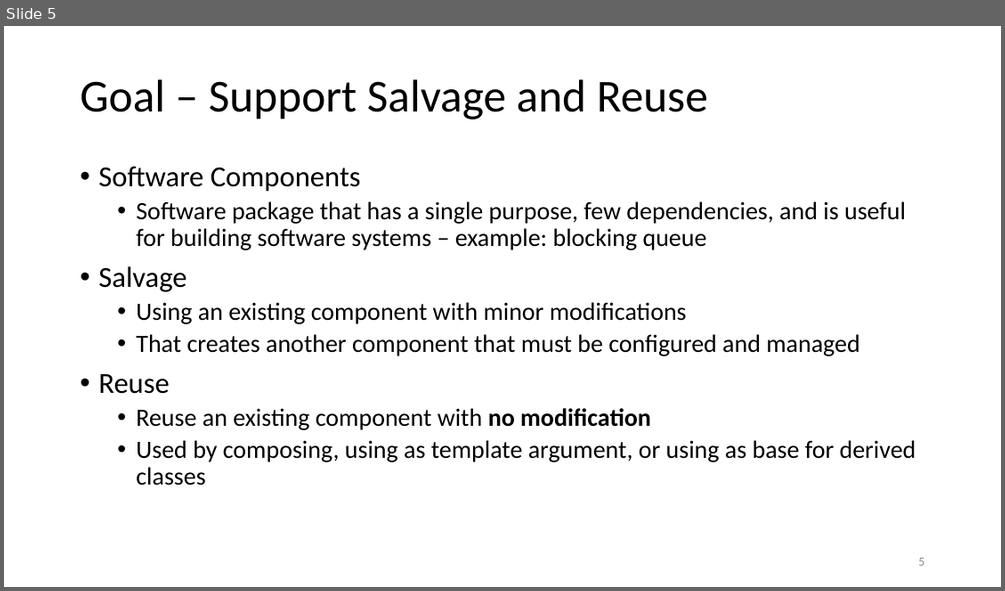
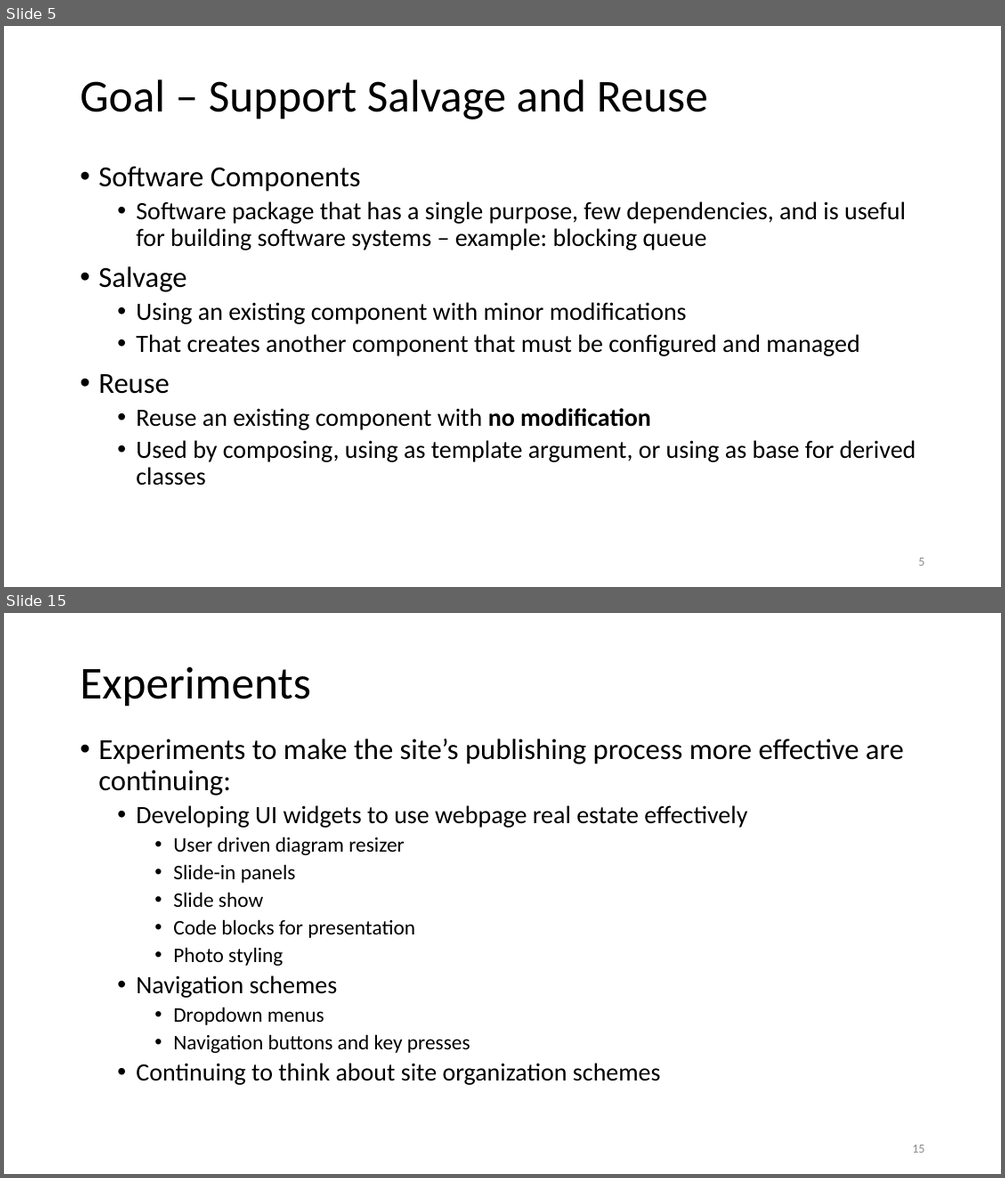
Before and after one commit to JimFawcett/JimFawcett.github.io, a slide deck: Resources/PublishingSourceCode.pptx. Shown one above the other, each under a label of ours: slide 5 before the commit, slides 5 and 15 after it; the slides between them are not shown. The pictures are 1005x591 and 1005x1178 pixels, drawn with LibreOffice and Linux fonts; fonts in the diff are those of the drawing. Boxes give left, top, right and bottom in pixels: in the first picture for what was removed or moved away, otherwise in the second. Text is boxed around its words. In the diff, an @@ line names an element or a change of style, - is before the commit and + after.

Commit message:
finished powerpoint presentation publishing code

```diff
--- a/Resources/PublishingSourceCode.pptx
+++ b/Resources/PublishingSourceCode.pptx
@@ slide 15 added at [4, 613, 1001, 1174], background #FFFFFF @@
@@ title added at [80, 666, 311, 706], 44 pt, text #000000 @@
+Experiments
@@ text added at [98, 738, 904, 1085], 20 pt, text #000000 @@
+• Experiments to make the site’s publishing process more effective are continuing:
+  • Developing UI widgets to use webpage real estate effectively
+    • User driven diagram resizer
+    • Slide-in panels
+    • Slide show
+    • Code blocks for presentation
+    • Photo styling
+  • Navigation schemes
+    • Dropdown menus
+    • Navigation buttons and key presses
+  • Continuing to think about site organization schemes
@@ page number added at [912, 1144, 924, 1152], 12 pt, text #8C8C8C @@
+15
```
Also in this commit, not shown: 8 slides changed, 10 other slides added, 4 other files.
